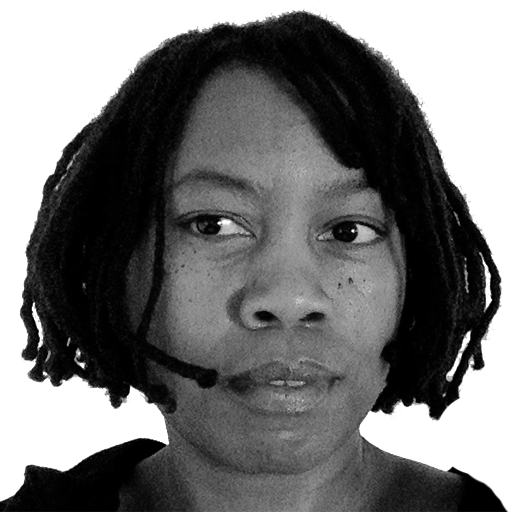
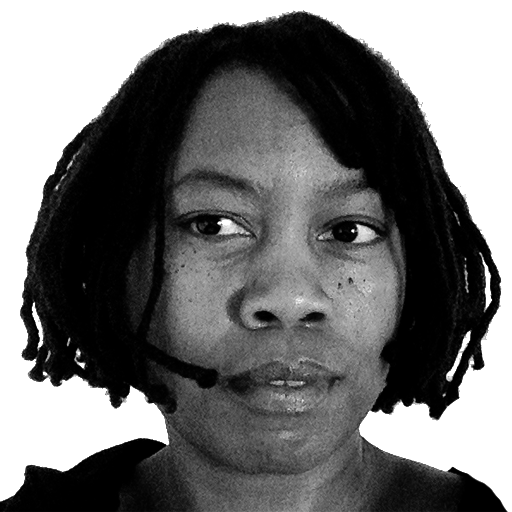
Two versions of the same layered image (512x512). Layer-by-layer changes:
pixels changed over [0, 6, 509, 512] (layer not identified)
